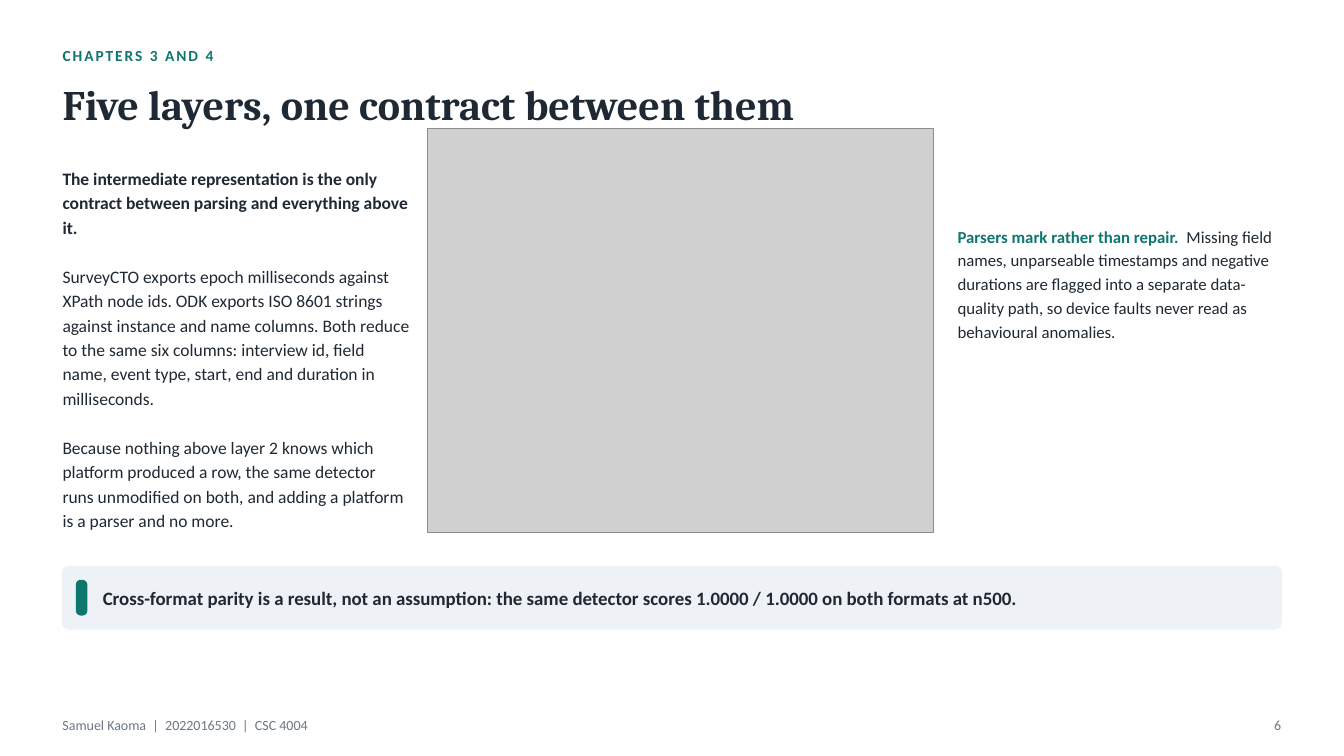
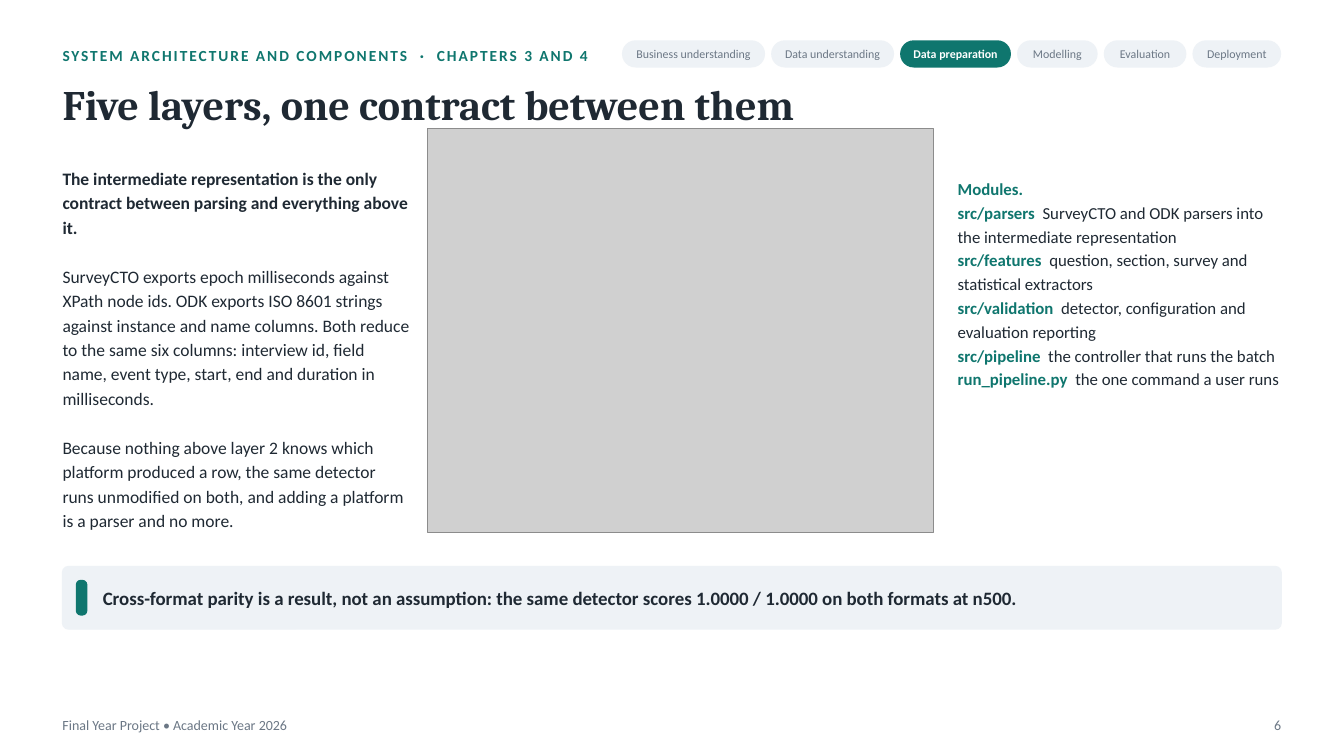
Before and after one commit to Samuelkaoma-eng/SKACE-TIME-DATA, a slide deck: slide 6 of docs/deliverables/Kaoma_Paradata_Presentation.pptx. Drawn at 1344x756 pixels with LibreOffice and Linux fonts; fonts in the diff are those of the drawing; grey boxes stand for pictures. Boxes give left, top, right and bottom in pixels: in the first picture for what was removed or moved away, otherwise in the second. Text is boxed around its words. In the diff, an @@ line names an element or a change of style, - is before the commit and + after.

Commit message:
Update the presentation deck
Recall gains in percentage points, the stress baseline on the baseline
slide, scaling as cost per interview, canonical profiles on the data slide,
data-quality flags named on the demo slide, and the reference check stated
as in Appendix E. Architecture now comes before data and lists the modules;
footer and slide numbers follow the template; 26 slides cut to 24.

```diff
--- a/docs/deliverables/Kaoma_Paradata_Presentation.pptx
+++ b/docs/deliverables/Kaoma_Paradata_Presentation.pptx
@@ text at (63,51,588,61): text changed @@
-CHAPTERS 3 AND 4
+SYSTEM ARCHITECTURE AND COMPONENTS · CHAPTERS 3 AND 4
@@ rounded rectangle added at (622,40,765,68), fill #EEF2F6 @@
@@ text added at (636,50,751,60), 8.5 pt, text #6B7785 @@
+Business understanding
@@ rounded rectangle added at (771,40,894,68), fill #EEF2F6 @@
@@ text added at (785,50,880,60), 8.5 pt, text #6B7785 @@
+Data understanding
@@ rounded rectangle added at (900,40,1011,68), fill #0F766E @@
@@ text added at (913,49,997,60), 8.5 pt, text #FFFFFF, bold @@
+Data preparation
@@ rounded rectangle added at (1017,40,1098,68), fill #EEF2F6 @@
@@ text added at (1033,50,1082,60), 8.5 pt, text #6B7785 @@
+Modelling
@@ rounded rectangle added at (1104,40,1187,68), fill #EEF2F6 @@
@@ text added at (1120,50,1170,58), 8.5 pt, text #6B7785 @@
+Evaluation
@@ rounded rectangle added at (1193,40,1281,68), fill #EEF2F6 @@
@@ text added at (1207,50,1266,60), 8.5 pt, text #6B7785 @@
+Deployment
@@ text at (958,183,1279,388): text changed @@
-Parsers mark rather than repair. Missing field names, unparseable timestamps and negative durations are flagged into a separate data-quality path, so device faults never read as behavioural anomalies.
+Modules.
+src/parsers SurveyCTO and ODK parsers into the intermediate representation
+src/features question, section, survey and statistical extractors
+src/validation detector, configuration and evaluation reporting
+src/pipeline the controller that runs the batch
+run_pipeline.py the one command a user runs
@@ text at (62,720,287,733): text changed @@
-Samuel Kaoma | 2022016530 | CSC 4004
+Final Year Project • Academic Year 2026
```
Also in this commit, not shown: 9 other slides changed, 14 slides added, 21 slides removed.
